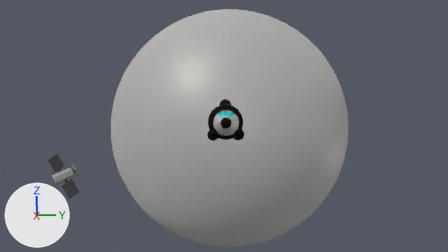
Before and after pictures for a commit that changed the Blender file 04-Shots/al-space1-shot1.blend.
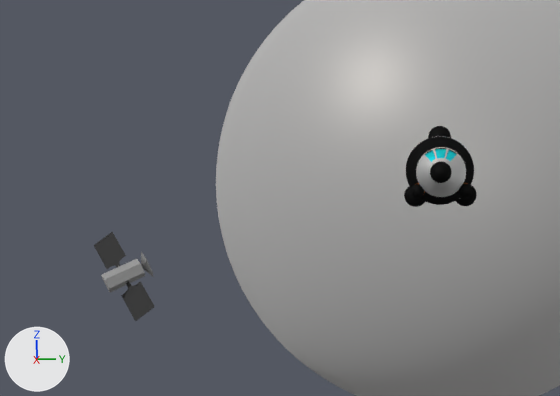
Old and new are each drawn from the file's camera 'Camera' and again close up on the part from 0% to 64% of the width and 14% to 94% of the height. Arrows for +X, +Y and +Z are at lower left; the lights stay in place.

In view in the first close-up: 'Landekapsel', 'Rakete', 'erde', 'satellit'.
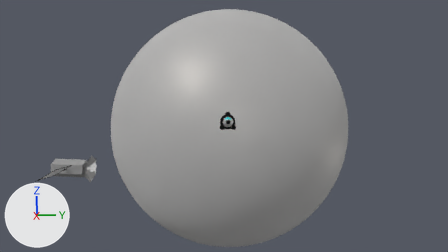
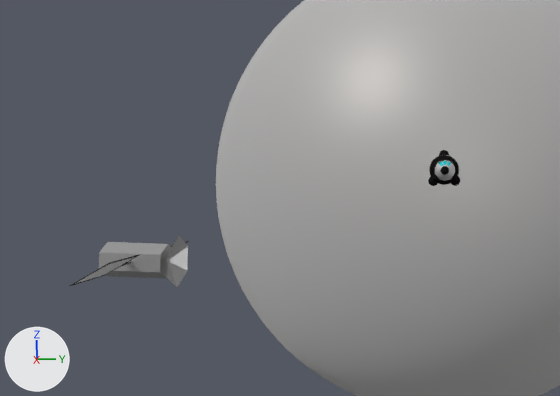
Pixel boxes (x1, y1, x2, y2) of what changed, in the close-ups (560 x 396 px):
'satellit', moved, turned, rescaled: before (94, 232, 155, 321); after (70, 236, 189, 287)
'Rakete', moved: before (404, 126, 477, 207); after (428, 150, 460, 186)
'Landekapsel', moved: before (410, 147, 472, 198); after (432, 160, 458, 181)

Edits to the bpy script that builds the scene:
```text
Change ob_satellit:
    ob_satellit.location: (10.627, -0.791, 0.008) -> (8.565, -1.827, -0.162)
    ob_satellit.rotation_euler: (0.615, 0.876, 1.145) -> (-0.0473, -0.00215, 0.00329)  # degrees (35, 50, 66) -> degrees (-2.7, -0.1, 0.2)
    ob_satellit.scale: (-0.0248, -0.0248, -0.0248) -> (-0.102, -0.102, -0.102)
Change ob_landekapsel:
    ob_landekapsel.location: (10.09, 0.007, 0.163) -> (7.282, 0.007, 0.163)
Change ob_rakete:
    ob_rakete.location: (9.662, 0.0, 0.0) -> (6.854, 0.0, 0.0)
```
